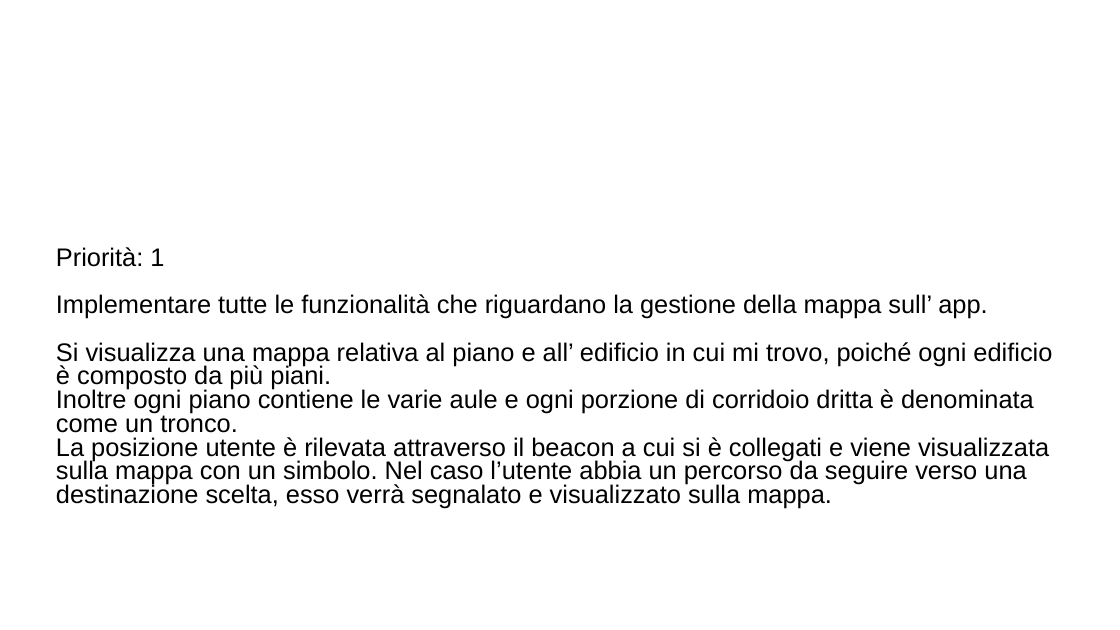
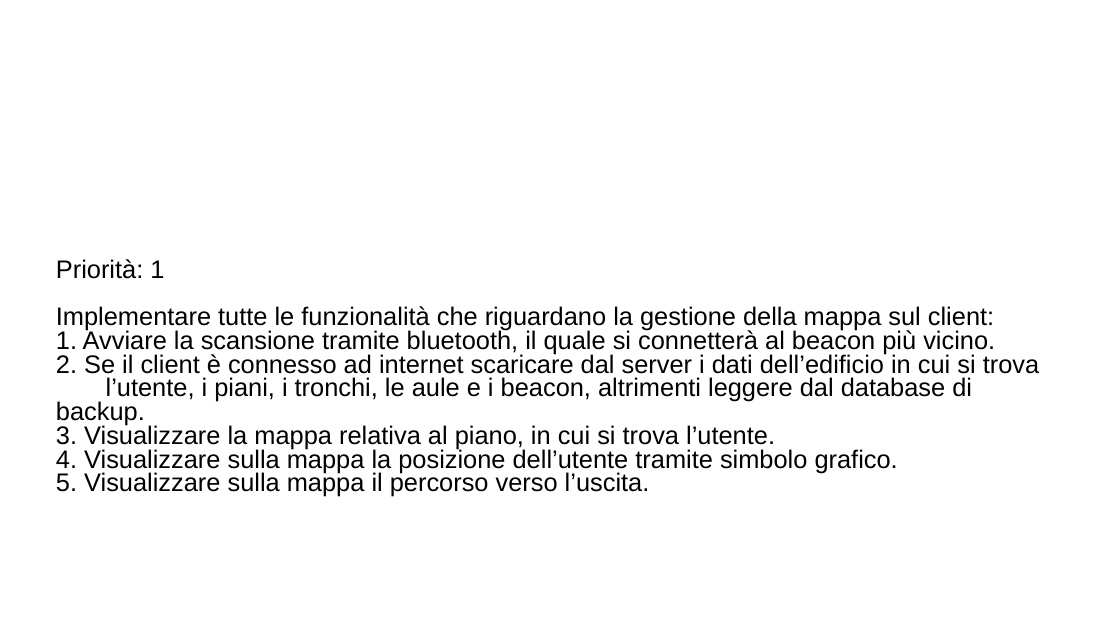
Before and after one commit to ecorradini/ProgettoIDS, a slide deck: slide 2 of AnalisiRequisiti/User Stories/UserStoriesNuova.ppt. Drawn at 1120x630 pixels with LibreOffice and Linux fonts; fonts in the diff are those of the drawing; background and template pictures are left out. Boxes give left, top, right and bottom in pixels: in the first picture for what was removed or moved away, otherwise in the second. Text is boxed around its words. In the diff, an @@ line names an element or a change of style, - is before the commit and + after.

Commit message:
cioa

```diff
--- a/AnalisiRequisiti/User Stories/UserStoriesNuova.ppt
+++ b/AnalisiRequisiti/User Stories/UserStoriesNuova.ppt
@@ text at [56, 306, 1039, 497]: text changed @@
-Implementare tutte le funzionalità che riguardano la gestione della mappa sull’ app.
-Si visualizza una mappa relativa al piano e all’ edificio in cui mi trovo, poiché ogni edificio è composto da più piani.
-Inoltre ogni piano contiene le varie aule e ogni porzione di corridoio dritta è denominata come un tronco.
-La posizione utente è rilevata attraverso il beacon a cui si è collegati e viene visualizzata sulla mappa con un simbolo. Nel caso l’utente abbia un percorso da seguire verso una destinazione scelta, esso verrà segnalato e visualizzato sulla mappa.
+Implementare tutte le funzionalità che riguardano la gestione della mappa sul client:
+1. Avviare la scansione tramite bluetooth, il quale si connetterà al beacon più vicino.
+2. Se il client è connesso ad internet scaricare dal server i dati dell’edificio in cui si trova l’utente, i piani, i tronchi, le aule e i beacon, altrimenti leggere dal database di backup.
+3. Visualizzare la mappa relativa al piano, in cui si trova l’utente.
+4. Visualizzare sulla mappa la posizione dell’utente tramite simbolo grafico.
+5. Visualizzare sulla mappa il percorso verso l’uscita.
```
